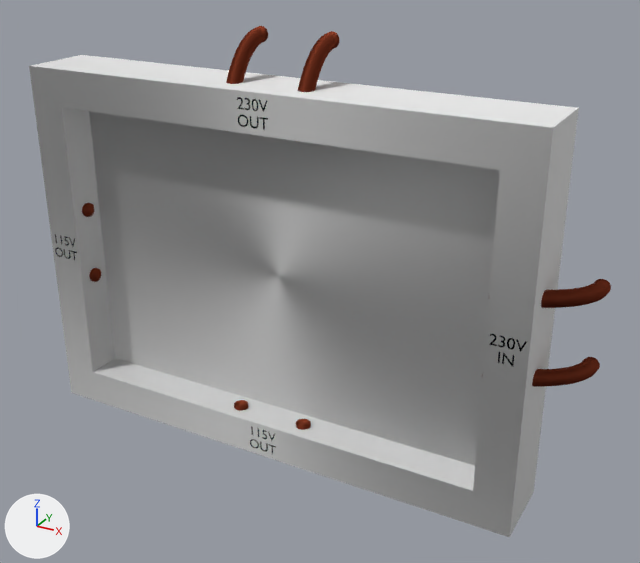
The Blender file Frontend/GaMR/Assets/Models/lost_in_space/electric_components.blend, before and after one commit.
Camera for both pictures: a 50 mm lens placed at (1.41, -2.27, 1.15), pointed at (0.13, 0.05, -0.01). Every picture has the same lights, and +X, +Y and +Z are marked at lower left.

In view in the first picture: 'breadboard'.
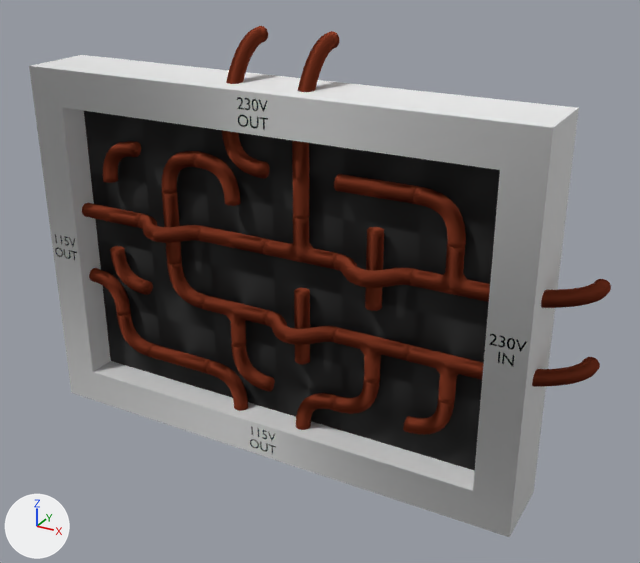
Boxes (x1, y1, x2, y2) around the edits, measured in the pictures (640 x 563 px):
'cross.002', shown: after (333, 219, 420, 311)
'corner.002', shown: after (414, 159, 500, 248)
'tcurve.004', shown: after (410, 233, 493, 327)
'straight.004', shown: after (334, 148, 424, 233)
'tcurve.002', shown: after (407, 311, 487, 404)
'tcurve.003', shown: after (333, 295, 417, 384)
'tcurve.005', shown: after (263, 206, 343, 295)
'straight.003', shown: after (271, 137, 344, 219)
'cross.001', shown: after (265, 279, 343, 365)
'invertedX.002', added: after (194, 128, 273, 206)
'corner.010', shown: after (333, 365, 413, 451)
'corner.005', shown: after (403, 384, 480, 471)
'straight.001', shown: after (198, 194, 274, 279)
'tcurve.001', shown: after (202, 265, 276, 347)
'cross.003', shown: after (138, 183, 211, 265)
'corner.011', shown: after (276, 348, 342, 430)
'invertedX.001', added: after (206, 331, 277, 411)
'corner.008', shown: after (142, 119, 207, 194)
'corner.001', shown: after (84, 111, 147, 183)
'invertedX', added: after (89, 240, 158, 316)
'straight.002', shown: after (82, 173, 152, 252)
'corner.007', shown: after (152, 252, 215, 331)
'straight.005', shown: after (149, 316, 218, 393)
'corner.004', shown: after (104, 302, 162, 376)

Diff of the bpy script that builds the scene:
```diff
--- a/Frontend/GaMR/Assets/Models/lost_in_space/electric_components.blend.py
+++ b/Frontend/GaMR/Assets/Models/lost_in_space/electric_components.blend.py
@@ me_cubeziercurve_000 @@
+me_cubeziercurve_000.from_pydata(...)  # 428 vertices, 398 faces; spans x -1.0..1.0, y -1.0..1.0, z 0.0..0.7
+# faces by material slot: [388, 10]
+me_cubeziercurve_000.materials.append(mat_cable_material)
+me_cubeziercurve_000.materials.append(mat_underground)
@@ ob_straight_005 @@
 ob_straight_005.scale = (0.125, 0.125, 0.125)
-ob_straight_005.hide_viewport = True
@@ ob_straight_004 @@
 ob_straight_004.scale = (0.125, 0.125, 0.125)
-ob_straight_004.hide_viewport = True
@@ ob_straight_003 @@
 ob_straight_003.scale = (0.125, 0.125, 0.125)
-ob_straight_003.hide_viewport = True
@@ ob_straight_002 @@
 ob_straight_002.scale = (0.125, 0.125, 0.125)
-ob_straight_002.hide_viewport = True
@@ ob_straight_001 @@
 ob_straight_001.scale = (0.125, 0.125, 0.125)
-ob_straight_001.hide_viewport = True
@@ ob_corner_011 @@
 ob_corner_011.scale = (0.125, 0.125, 0.125)
-ob_corner_011.hide_viewport = True
@@ ob_corner_010 @@
 ob_corner_010.scale = (0.125, 0.125, 0.125)
-ob_corner_010.hide_viewport = True
@@ ob_corner_008 @@
 ob_corner_008.scale = (0.125, 0.125, 0.125)
-ob_corner_008.hide_viewport = True
@@ ob_corner_007 @@
 ob_corner_007.scale = (0.125, 0.125, 0.125)
-ob_corner_007.hide_viewport = True
@@ ob_corner_005 @@
 ob_corner_005.scale = (0.125, 0.125, 0.125)
-ob_corner_005.hide_viewport = True
@@ ob_corner_004 @@
 ob_corner_004.scale = (0.125, 0.125, 0.125)
-ob_corner_004.hide_viewport = True
@@ ob_corner_002 @@
 ob_corner_002.scale = (0.125, 0.125, 0.125)
-ob_corner_002.hide_viewport = True
@@ ob_corner_001 @@
 ob_corner_001.scale = (0.125, 0.125, 0.125)
-ob_corner_001.hide_viewport = True
@@ ob_cross_003 @@
 ob_cross_003.scale = (0.125, 0.125, 0.125)
-ob_cross_003.hide_viewport = True
@@ ob_cross_002 @@
 ob_cross_002.scale = (0.125, 0.125, 0.125)
-ob_cross_002.hide_viewport = True
@@ ob_cross_001 @@
 ob_cross_001.scale = (0.125, 0.125, 0.125)
-ob_cross_001.hide_viewport = True
@@ ob_tcurve_005 @@
 ob_tcurve_005.scale = (0.125, 0.125, 0.125)
-ob_tcurve_005.hide_viewport = True
@@ ob_tcurve_004 @@
 ob_tcurve_004.scale = (0.125, 0.125, 0.125)
-ob_tcurve_004.hide_viewport = True
@@ ob_tcurve_003 @@
 ob_tcurve_003.scale = (0.125, 0.125, 0.125)
-ob_tcurve_003.hide_viewport = True
@@ ob_tcurve_002 @@
 ob_tcurve_002.scale = (0.125, 0.125, 0.125)
-ob_tcurve_002.hide_viewport = True
@@ ob_tcurve_001 @@
 ob_tcurve_001.scale = (0.125, 0.125, 0.125)
-ob_tcurve_001.hide_viewport = True
@@ ob_invertedx @@
+ob_invertedx = bpy.data.objects.new('invertedX', me_cubeziercurve_000)
+ob_invertedx.location = (-0.625, 0.0, -0.125)
+ob_invertedx.rotation_euler = (1.571, 0.0, 0.0)  # degrees (90, 0, 0)
+ob_invertedx.scale = (0.125, 0.125, 0.125)
@@ ob_invertedx_001 @@
+ob_invertedx_001 = bpy.data.objects.new('invertedX.001', me_cubeziercurve_000.copy())
+ob_invertedx_001.location = (-0.125, 0.0, -0.375)
+ob_invertedx_001.rotation_euler = (1.571, 0.0, 0.0)  # degrees (90, 0, 0)
+ob_invertedx_001.scale = (0.125, 0.125, 0.125)
@@ ob_invertedx_002 @@
+ob_invertedx_002 = bpy.data.objects.new('invertedX.002', me_cubeziercurve_000.copy())
+ob_invertedx_002.location = (-0.125, 0.0, 0.375)
+ob_invertedx_002.rotation_euler = (1.571, 0.0, 0.0)  # degrees (90, 0, 0)
+ob_invertedx_002.scale = (0.125, 0.125, 0.125)
```
